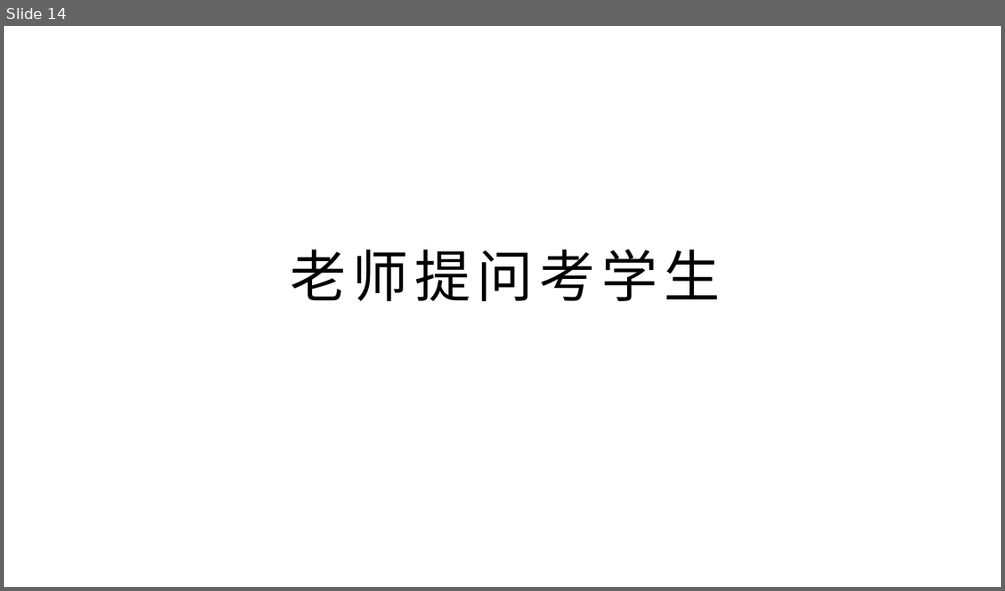
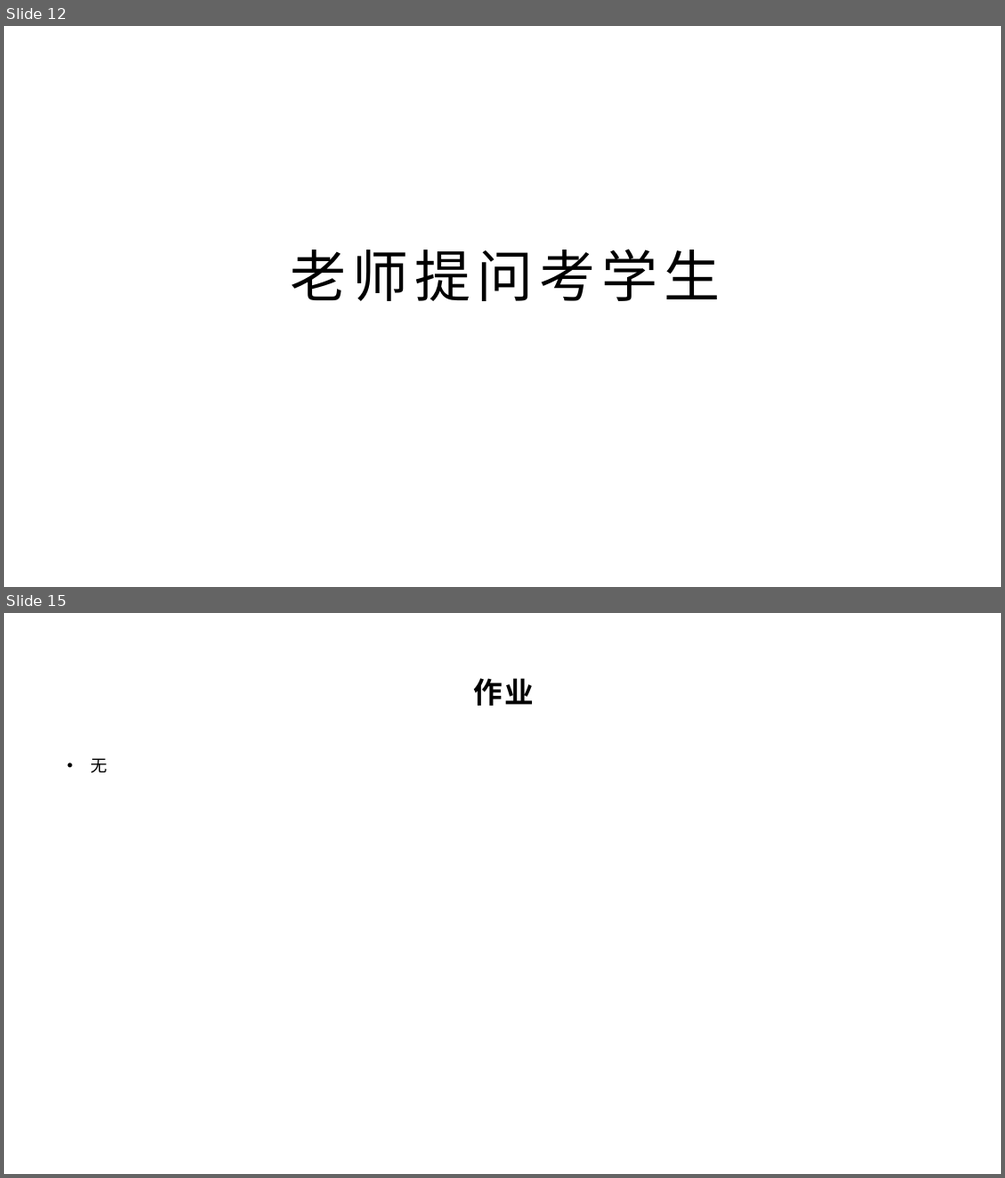
Before and after one commit to yyc-git/ModernGameEngineDesignEdu, a slide deck: 模板.pptx. Shown one above the other, each under a label of ours: slide 14 before the commit, slides 12 and 15 after it; the slides between them are not shown. The pictures are 1005x591 and 1005x1178 pixels, drawn with LibreOffice and Linux fonts; fonts in the diff are those of the drawing; background and template pictures are left out. Boxes give left, top, right and bottom in pixels: in the first picture for what was removed or moved away, otherwise in the second. Text is boxed around its words. In the diff, an @@ line names an element or a change of style, - is before the commit and + after.

```diff
--- a/模板.pptx
+++ b/模板.pptx
@@ slide 15 added at bbox=[4, 613, 1001, 1174], background picture (left out) @@
@@ title added at bbox=[473, 678, 534, 706], 28 pt, text #000000, bold @@
+作业
@@ text added at bbox=[90, 758, 107, 773], 16 pt, text #000000 @@
+• 无
@@ what was slide 14 is now slide 12 @@
```
Also in this commit, not shown: 7 other slides changed, 8 other slides added, 7 slides removed, 5 other files.
